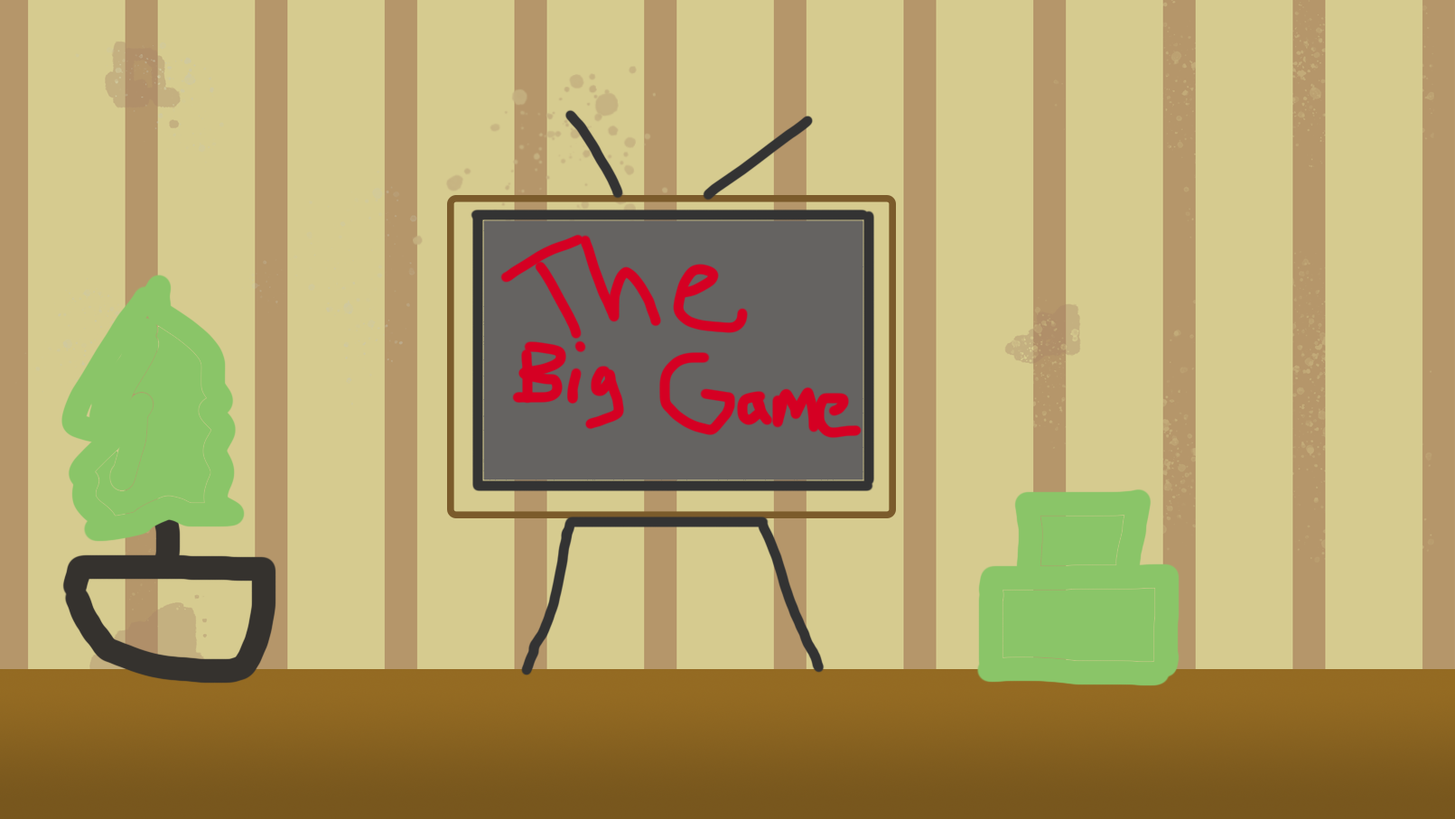
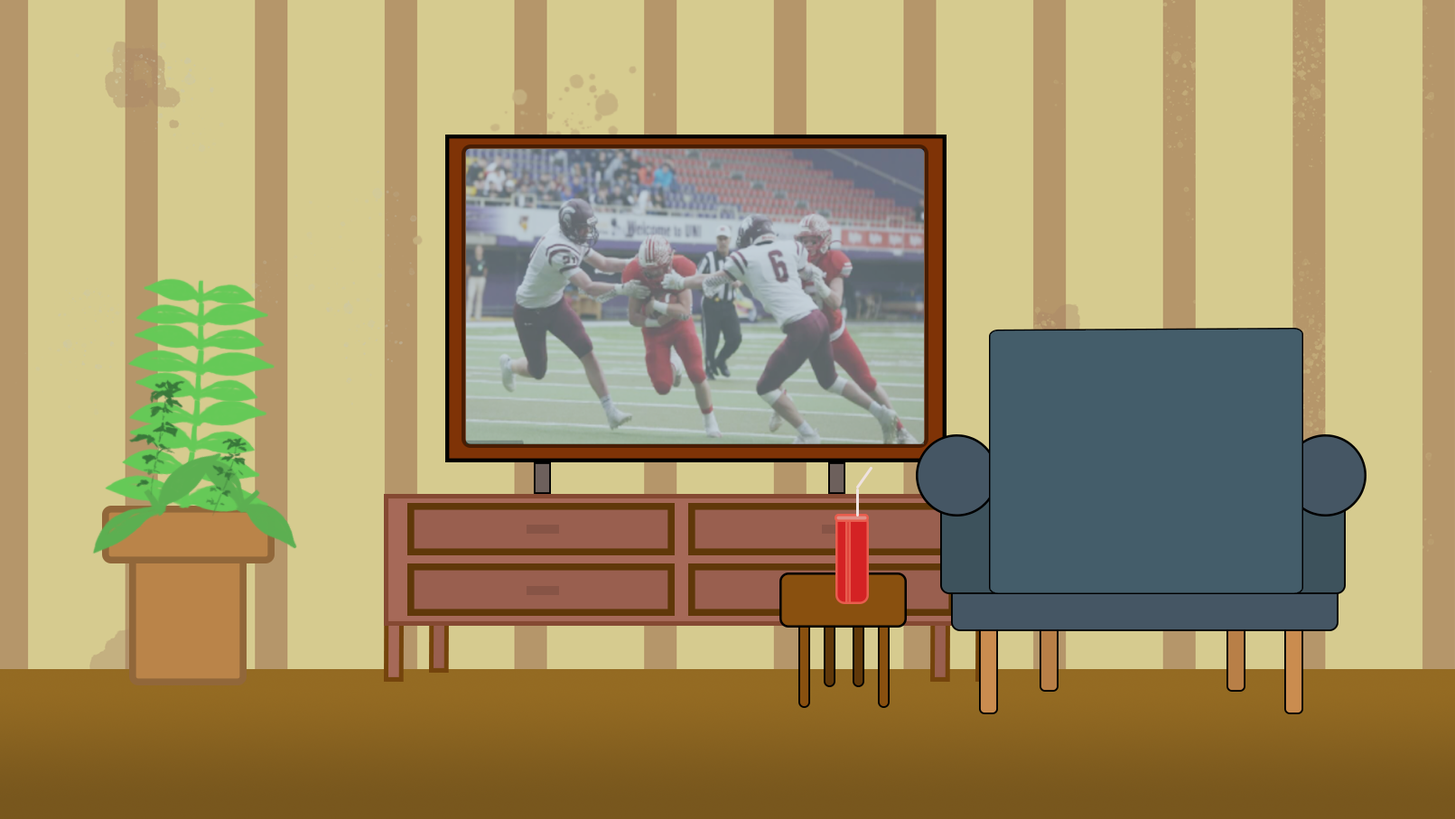
The second 1455px x 819px image is a revision of the first. Changes to its layers:
added layer "Rectangle 11" above "Rectangle 10" over [835, 513, 869, 605]
added layer "Rectangle 10" above "Rectangle 9" over [779, 572, 907, 628]
hid "Rectangle 2" over [446, 109, 896, 677]
renamed "Layer 10" to "Rectangle 7", painted on it over [976, 327, 1303, 687]
added layer "Ellipse 1" (1st of 2) above "Ellipse 1" over [915, 434, 998, 517]
added layer "Ellipse 1" (2nd of 2) above "Rectangle 8 copy" over [1284, 434, 1367, 517]
added layer "Rectangle 8 copy" above "Rectangle 8" over [1262, 455, 1346, 595]
added layer "Rectangle 8" above "Rectangle 6" over [939, 455, 1024, 595]
added layer "Rectangle 6" above "Rectangle 5 copy" over [950, 568, 1339, 632]
added layer "Rectangle 5 copy" above "Rectangle 5" over [1039, 572, 1059, 692]
added layer "Rectangle 5" (1st of 3) above "Rectangle 5" over [1226, 572, 1246, 692]
added layer "Rectangle 5" (2nd of 3) above "Rectangle 5" over [1284, 595, 1303, 715]
added layer "Rectangle 5" (3rd of 3) above "Rectangle 21" over [978, 595, 998, 715]
added layer "Rectangle 21" (43%) above "Layer 12" over [461, 144, 929, 448]
added layer "Layer 12" above "Rectangle 20" over [465, 148, 924, 445]
added layer "Rectangle 20" above "Rectangle 19" over [445, 134, 947, 463]
added layer "Rectangle 17" (1st of 4) above "Rectangle 17" over [407, 563, 675, 616]
added layer "Rectangle 17" (2nd of 4) above "Rectangle 17" over [407, 502, 675, 556]
added layer "Rectangle 17" (3rd of 4) above "Rectangle 17" over [688, 563, 956, 616]
added layer "Rectangle 17" (4th of 4) above "Rectangle 15" over [688, 502, 956, 556]
added layer "Rectangle 15" above "Rectangle 16" over [383, 493, 1034, 626]
renamed "Layer 9" to "Layer 11", painted on it over [61, 274, 298, 684]
added layer "Rectangle 4" above "Rectangle 3" over [102, 505, 275, 564]
added layer "Rectangle 3" above "Rectangle 1" over [129, 534, 247, 686]
…and 18 more changes (18 added)
